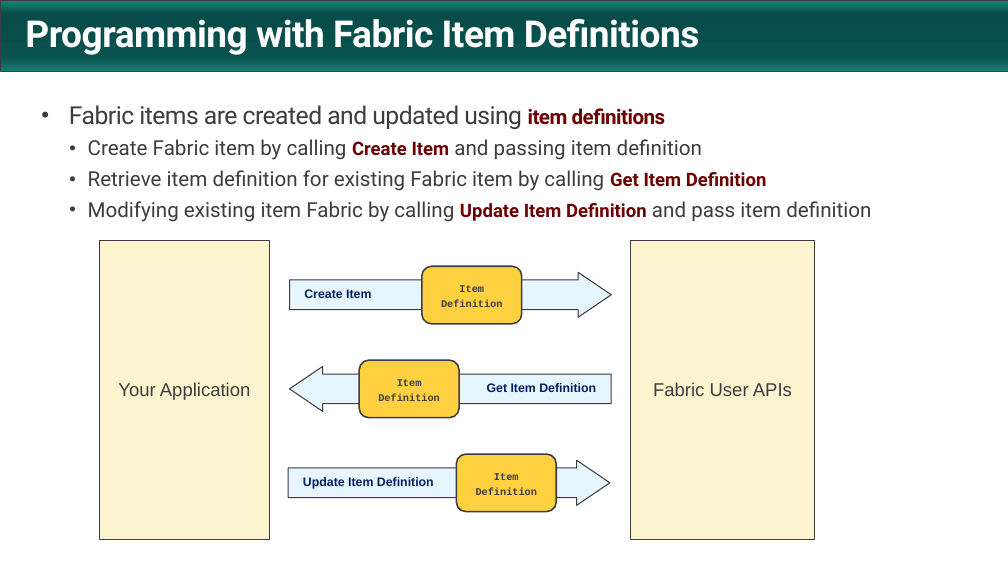
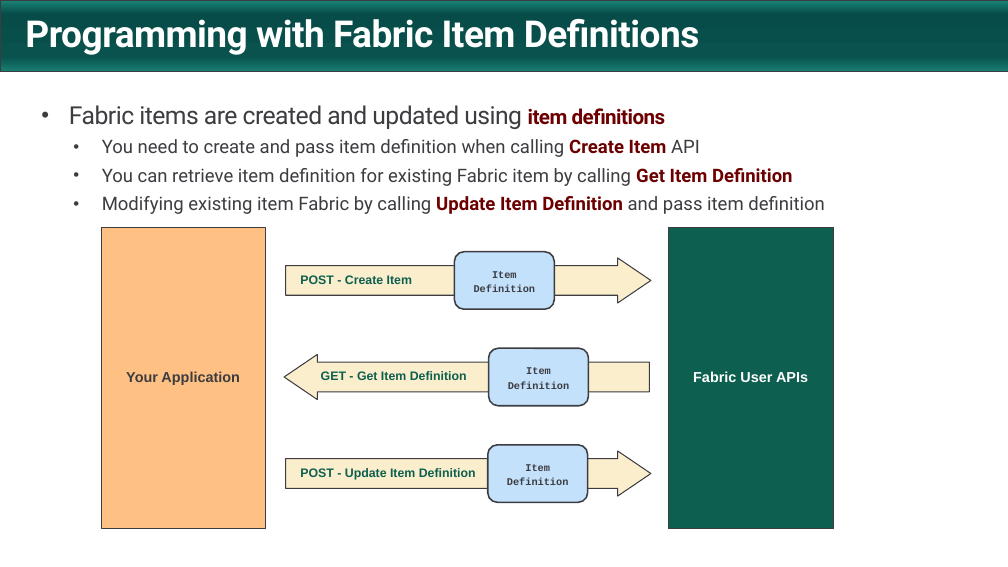
Before and after one commit to PowerBiDevCamp/FabricUserApiDemo, a slide deck: slide 27 of Getting Started.pptx (slide 22 before the commit). Drawn at 1008x567 pixels with LibreOffice and Linux fonts; fonts in the diff are those of the drawing; background and template pictures are left out. Boxes give left, top, right and bottom in pixels: in the first picture for what was removed or moved away, otherwise in the second. Text is boxed around its words. In the diff, an @@ line names an element or a change of style, - is before the commit and + after.

```diff
--- a/Getting Started.pptx
+++ b/Getting Started.pptx
@@ text at [69, 105, 825, 214]: size 20 to 18 pt in "Modifying existing item Fabric by calling and ..."; less space between paragraphs; indent changed @@
@@ text at [102, 139, 793, 186]: text changed; size 20 to 18 pt @@
-  • Create Fabric item by calling Create Item and passing item definition
-  • Retrieve item definition for existing Fabric item by calling Get Item Definition
+  • You need to create and pass item definition when calling Create Item API
+  • You can retrieve item definition for existing Fabric item by calling Get Item Definition
@@ rectangle "Your Application": place and size @@
-rectangle "Your Application" at [99, 240, 270, 540]
+rectangle "Your Application" at [101, 228, 265, 528]
@@ rectangle "Your Application" at [101, 228, 265, 528]: size 18 to 14 pt, bold on; fill #FCF4CF to #FFC183 @@
@@ rectangle "Fabric User APIs": place and size @@
-rectangle "Fabric User APIs" at [631, 240, 815, 540]
+rectangle "Fabric User APIs" at [669, 228, 833, 528]
@@ rectangle "Fabric User APIs" at [669, 228, 833, 528]: size 18 to 14 pt, text colour #3C3C41 to #FFFFFF, bold on; fill #FCF4CF to #0D5F4F @@
@@ fill #E7F5FF to #FBEECD in 3 elements at [285, 451, 651, 496], [284, 354, 649, 399], [285, 258, 651, 303] @@
@@ right arrow "POST - Create Item": place and size @@
-right arrow "POST - Create Item" at [290, 272, 611, 317]
+right arrow "POST - Create Item" at [285, 258, 651, 303]
@@ rounded rectangle "Item": place and size @@
-rounded rectangle "Item" at [422, 266, 522, 324]
+rounded rectangle "Item" at [454, 252, 554, 310]
@@ text in right arrow at [300, 275, 412, 284]: text changed; text colour #002060 to #0D5F4F @@
-Create Item
+POST - Create Item
@@ right arrow "GET - Get Item Definition": place and size @@
-right arrow "GET - Get Item Definition" at [290, 366, 611, 411]
+right arrow "GET - Get Item Definition" at [284, 354, 649, 399]
@@ fill #FFD040 to #C3E1FB in 3 elements at [488, 445, 588, 503], [454, 252, 554, 310], [488, 348, 588, 406] @@
@@ rounded rectangle "Item": place and size @@
-rounded rectangle "Item" at [359, 360, 460, 418]
+rounded rectangle "Item" at [488, 348, 588, 406]
@@ text in right arrow at [321, 371, 467, 380]: text changed; text colour #002060 to #0D5F4F @@
-Get Item Definition
+GET - Get Item Definition
@@ rounded rectangle "Item": place and size @@
-rounded rectangle "Item" at [457, 454, 557, 512]
+rounded rectangle "Item" at [488, 445, 588, 503]
@@ right arrow "POST - Update Item Definition": place and size @@
-right arrow "POST - Update Item Definition" at [288, 460, 610, 505]
+right arrow "POST - Update Item Definition" at [285, 451, 651, 496]
@@ text in right arrow at [300, 468, 476, 480]: text changed; text colour #002060 to #0D5F4F @@
-Update Item Definition
+POST - Update Item Definition
```
Also in this commit, not shown: 47 other slides changed, 10 slides added, 3 slides removed, 54 other files.
